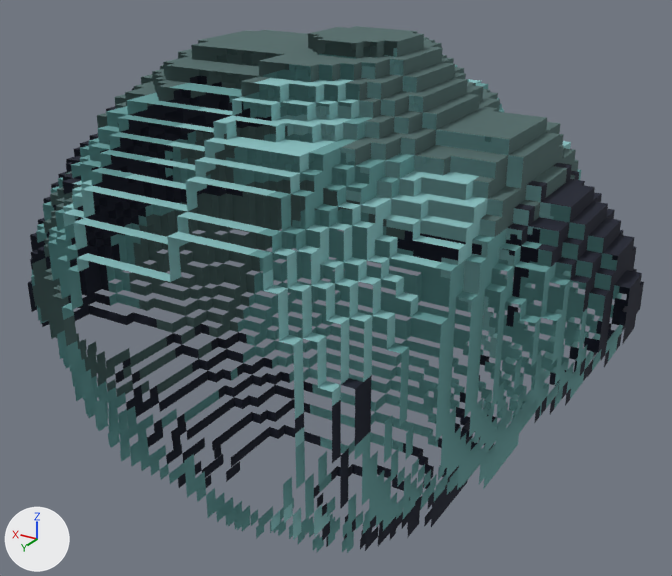
The glTF model balanca/public/voxel/deco/Rock4.glb, before and after one commit.
Rendered twice from a camera (50 mm lens) standing at (-39.0, 58.2, 48.3) and looking at (-3.2, -1.4, 18.5). The axes (+X, +Y, +Z) are drawn at lower left. The lights are the same throughout. The picture after the commit comes second. Where no turn or scale is listed for an object, it has been applied to the vertices. Vertices at exactly the same position are counted once.
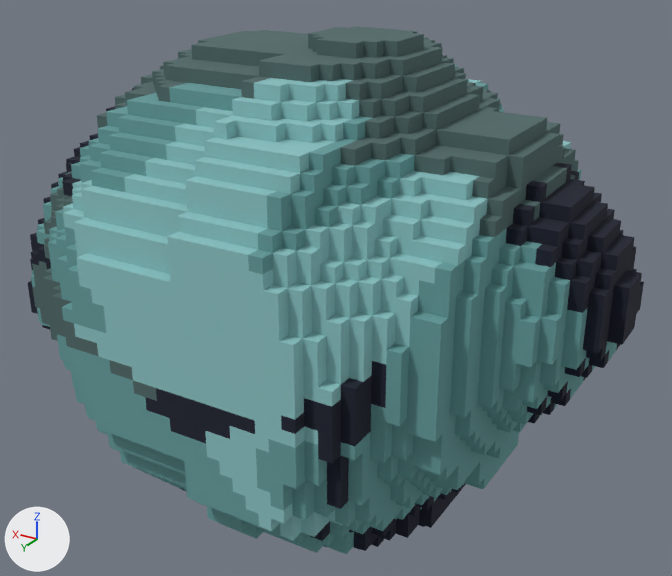
What differs and where, as boxes [x1, y1, x2, y2] in the pictures (672 x 576 px):
'Mesh_0', reshaped
    before: [28, 26, 644, 553]
    after: [28, 26, 644, 554]
part 1 of me_mesh_0, added (cyan)
    after: [30, 83, 586, 554]
part 2 of me_mesh_0, added
    after: [431, 465, 459, 490]

The change, as a diff of the scene's bpy script:
```diff
--- a/balanca/public/voxel/deco/Rock4.glb.py
+++ b/balanca/public/voxel/deco/Rock4.glb.py
@@ me_mesh_0 @@
 # used by ob_mesh_0; location = (-27.0, 18.0, 0.0)
-me_mesh_0.from_pydata(...)  # 3877 vertices, 4470 faces; spans x 0.0..54.0, y -36.0..0.0, z 0.0..39.0
+me_mesh_0.from_pydata(...)  # 4017 vertices, 5622 faces; spans x 0.0..54.0, y -36.0..0.0, z 0.0..39.0
+# me_mesh_0 part 1: 139 vertices added at x 3.0..52.0, y -15.0..0.0, z 1.0..36.0
+# me_mesh_0 part 2: 1 vertex added at x 9.0, y -9.0, z 11.0
 me_mesh_0.materials.append(mat_paleta)
```
